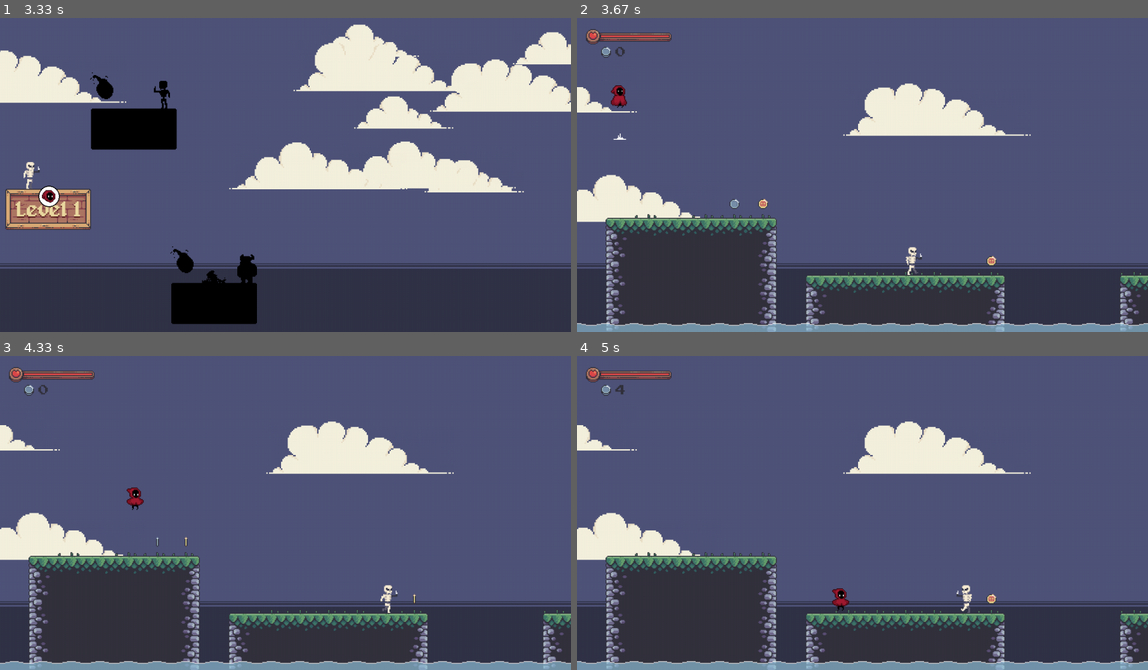
Above: before the commit, frames 1-4 (two rows, left to right).
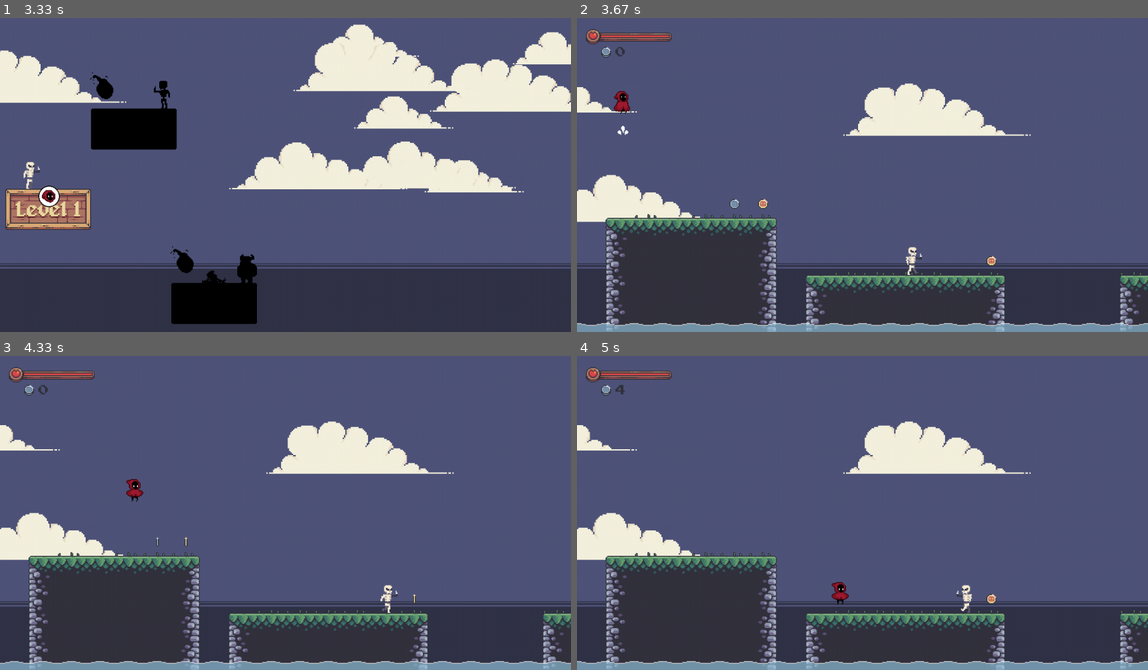
Above: after the commit, the same moments.

Repository: Michael-Elrod-dev/Pygame-Engine
Game: pygame game, started from Game.py
Same seed, same stepped clock (60 frames per second), same inputs: the game is played once before the commit and once after it.
Inputs:
- Up to frame 1 (3.33 s): no input
- Up to frame 2 (3.67 s): tap Space at 3.57 s
- Up to frame 3 (4.33 s): hold Right from 3.9 s (still down)
- Up to frame 4 (5 s): release Right at 4.37 s; hold Right 4.4-4.87 s; hold Right from 4.9 s (still down)

Frame 1 is identical in both runs. In frame 2, 0.3% of the frame differs, in the area x 5-10%, y 21-39%; in frame 3, 0.2%; in frame 4, 0.2%.

Commit message:
Milestone 3 Complete

Diff:
--- a/Game.py
+++ b/Game.py
@@ -14,9 +14,16 @@
 		self.cur_health = 100
 		self.coins = 0
 
+		# Audio
+		self.bg_music = pygame.mixer.Sound('Assets/Audio/level_music.wav')
+		self.bg_music.set_volume(.2)
+		self.overworld_music = pygame.mixer.Sound('Assets/Audio/overworld_music.wav')
+		self.overworld_music.set_volume(.2)
+
 		# Overworld
 		self.overworld = Overworld(0,self.max_level,screen,self.create_level)
 		self.status = 'overworld'
+		self.overworld_music.play(loops = -1)
 
 		# UI
 		self.ui = UI(screen)
@@ -25,6 +32,8 @@
 	def create_level(self,current_level):
 		self.level = Level(current_level,screen,self.create_overworld,self.reset_coins,self.reset_health,self.change_coins,self.change_health)
 		self.status = 'level'
+		self.overworld_music.stop()
+		self.bg_music.play(loops = -1)
 
 	# Init Overworld Screen
 	def create_overworld(self,current_level,new_max_level):
@@ -32,6 +41,8 @@
 			self.max_level = new_max_level
 		self.overworld = Overworld(current_level,self.max_level,screen,self.create_level)
 		self.status = 'overworld'
+		self.overworld_music.play(loops = -1)
+		self.bg_music.stop()
 
 	def reset_coins(self):
 		self.coins = 0
@@ -53,6 +64,8 @@
 			self.max_level = 0
 			self.overworld = Overworld(0,self.max_level,screen,self.create_level)
 			self.status = 'overworld'
+			self.overworld_music.play(loops = -1)
+			self.bg_music.stop()
 
 	# Update
 	def run(self):
--- a/Src/Effects.py
+++ b/Src/Effects.py
@@ -6,13 +6,13 @@
     def __init__(self, pos, type, path):
         super().__init__()
         self.frame_index = 0
-        self.animation_speed = 0.3
+        self.animation_speed = 0.5
 
         if type == 'jump':
             self.frames = import_folder(path)
-        if type == 'land':
+        elif type == 'land':
             self.frames = import_folder(path)
-        if type == 'death':
+        elif type == 'death':
             self.frames = import_folder(path)
 
         self.image = self.frames[self.frame_index]
--- a/Src/Enemy.py
+++ b/Src/Enemy.py
@@ -1,5 +1,6 @@
 import pygame
 from Src.Tiles import AnimatedTile
+from Src.Assets import import_folder
 from Src.Effects import *
 from random import randint
 
--- a/Src/Level.py
+++ b/Src/Level.py
@@ -15,6 +15,12 @@
         self.world_shift = 0
         self.current_x = None
 
+        # Init Audio
+        self.coin_sound = pygame.mixer.Sound('Assets/Audio/coin.wav')
+        self.coin_sound.set_volume(.2)
+        self.stomp_sound = pygame.mixer.Sound('Assets/Audio/stomp.wav')
+        self.stomp_sound.set_volume(.2)
+
         # Init Overworld
         self.create_overworld = create_overworld
         self.current_level = current_level
@@ -27,7 +33,7 @@
         player_layout = import_csv_layout(level_data['player'])
         self.player = pygame.sprite.GroupSingle()
         self.goal = pygame.sprite.GroupSingle()
-        self.effects_group = pygame.sprite.Group()
+        self.effects_group = pygame.sprite.GroupSingle()
         self.player_setup(player_layout, change_health)
 
         # Init UI
@@ -147,25 +153,19 @@
     # X Axis Colission Checking
     def horizontal_collision(self):
         player = self.player.sprite
-        player.rect.x += player.direction.x * player.speed
+        player.collision_rect.x += player.direction.x * player.speed
         collidable_sprites = self.terrain_sprites.sprites()
 
         for sprite in collidable_sprites:
-            if sprite.rect.colliderect(player.rect):
+            if sprite.rect.colliderect(player.collision_rect):
                 if player.direction.x < 0:
-                    player.rect.left = sprite.rect.right
+                    player.collision_rect.left = sprite.rect.right
                     player.on_left = True
                     self.current_x = player.rect.left
                 elif player.direction.x > 0:
-                    player.rect.right = sprite.rect.left
+                    player.collision_rect.right = sprite.rect.left
                     player.on_right = True
                     self.current_x = player.rect.right
-
-        # Reset Left/Right Contact Checks
-        if player.on_left and (player.rect.left < self.current_x or player.direction.x >= 0):
-            player.on_left = False
-        if player.on_right and (player.rect.right > self.current_x or player.direction.x <= 0):
-            player.on_right = False
 
     # Y Axis Colission Checking
     def vertical_collision(self):
@@ -174,22 +174,20 @@
         collidable_sprites = self.terrain_sprites.sprites()
 
         for sprite in collidable_sprites:
-            if sprite.rect.colliderect(player.rect):
+            if sprite.rect.colliderect(player.collision_rect):
                 if player.direction.y > 0:
-                    player.rect.bottom = sprite.rect.top
+                    player.collision_rect.bottom = sprite.rect.top
                     player.direction.y = 0
                     player.on_ground = True
                     player.jump_cooldown = 0
                 elif player.direction.y < 0:
-                    player.rect.top = sprite.rect.bottom
+                    player.collision_rect.top = sprite.rect.bottom
                     player.direction.y = 0
                     player.on_ceiling = True
 
         # Reset Ground/Ceiling Checks
         if player.on_ground and player.direction.y < 0 or player.direction.y > 1:
             player.on_ground = False
-        if player.on_ceiling and player.direction.y > 0.1:
-            player.on_ceiling = False
 
     # X Axis Camera Scroll
     def camera_x(self):
@@ -225,6 +223,7 @@
         collided_coins = pygame.sprite.spritecollide(self.player.sprite,self.coin_sprites,True)
         if collided_coins:
             for coin in collided_coins:
+                self.coin_sound.play()
                 self.change_coins(coin.value)
 
     # Check Enemy vs Player Collision
@@ -237,6 +236,7 @@
                 enemy_top = enemy.rect.top
                 player_bottom = self.player.sprite.rect.bottom
                 if enemy_top < player_bottom < enemy_center and self.player.sprite.direction.y >= 0:
+                    self.stomp_sound.play()
                     self.player.sprite.direction.y = -15
                     death_effect = enemy.death(self.effects_group)
                     enemy.kill()
@@ -248,6 +248,10 @@
         # Background
         self.sky.draw(self.display_surface)
         self.clouds.draw(self.display_surface,self.world_shift)
+
+        #Particles
+        self.particle_sprite.update(self.world_shift)
+        self.particle_sprite.draw(self.display_surface)
 
         # Terrain
         self.terrain_sprites.update(self.world_shift)
@@ -264,10 +268,6 @@
         self.enemy_sprites.draw(self.display_surface)
         self.effects_group.update(self.world_shift)
         self.effects_group.draw(self.display_surface)
-
-        #Particles
-        self.particle_sprite.update(self.world_shift)
-        self.particle_sprite.draw(self.display_surface)
 
         # Player
         self.player.update()
--- a/Src/Overworld.py
+++ b/Src/Overworld.py
@@ -65,6 +65,11 @@
 		self.setup_icon()
 		self.sky = Sky(8,'overworld')
 
+		# Time
+		self.start_time = pygame.time.get_ticks()
+		self.allow_input = False
+		self.timer = 2000
+
 	# Place Nodes
 	def setup_nodes(self):
 		self.nodes = pygame.sprite.Group()
@@ -92,7 +97,7 @@
 	def input(self):
 		keys = pygame.key.get_pressed()
 
-		if not self.moving:
+		if not self.moving and self.allow_input:
 			if keys[pygame.K_RIGHT] and self.current_level < self.max_level:
 				self.move_direction = self.get_movement_data('next')
 				self.current_level += 1
@@ -124,8 +129,15 @@
 				self.moving = False
 				self.move_direction = pygame.math.Vector2(0,0)
 
+	def input_timer(self):
+		if not self.allow_input:
+			current_time = pygame.time.get_ticks()
+			if current_time - self.start_time >= self.timer:
+				self.allow_input = True
+
 	# Update
 	def run(self):
+		self.input_timer()
 		self.input()
 		self.update_icon_pos()
 		self.icon.update()
--- a/Src/Player.py
+++ b/Src/Player.py
@@ -25,6 +25,10 @@
         self.gravity = 0.8
         self.jump_speed = -16
         self.jump_cooldown = 0
+        width_diff = 64 - 50
+        offset = width_diff // 2
+        new_topleft = (self.rect.x + offset, self.rect.y)
+        self.collision_rect = pygame.Rect(new_topleft, (50, self.rect.height))
 
         # Status
         self.status = 'idle'
@@ -40,6 +44,12 @@
         self.invincibility_duration = 500
         self.hurt_time = 0
 
+        # Audio
+        self.jump_sound = pygame.mixer.Sound('Assets/Audio/jump.wav')
+        self.jump_sound.set_volume(0.2)
+        self.hit_sound = pygame.mixer.Sound('Assets/Audio/hit.wav')
+        self.hit_sound.set_volume(.2)
+
     # Animate Player Movement
     def animate(self):
         animation = self.animations[self.status]
@@ -51,28 +61,18 @@
         image = animation[int(self.frame_index)]
         if self.facing_right:
             self.image = image
+            self.rect.bottomleft = self.collision_rect.bottomleft
         else:
             flipped_image = pygame.transform.flip(image,True,False)
             self.image = flipped_image
+            self.rect.bottomright = self.collision_rect.bottomright
         if self.invincible:
             alpha = self.wave_value()
             self.image.set_alpha(alpha)
         else:
             self.image.set_alpha(255)
 
-        # Set Rect Position
-        if self.on_ground and self.on_right:
-            self.rect = self.image.get_rect(bottomright = self.rect.bottomright)
-        elif self.on_ground and self.on_left:
-            self.rect = self.image.get_rect(bottomleft = self.rect.bottomleft)
-        elif self.on_ground:
-            self.rect = self.image.get_rect(midbottom = self.rect.midbottom)
-        elif self.on_ceiling and self.on_right:
-            self.rect = self.image.get_rect(topright = self.rect.topright)
-        elif self.on_ceiling and self.on_left:
-            self.rect = self.image.get_rect(topleft = self.rect.topleft)
-        elif self.on_ceiling:
-            self.rect = self.image.get_rect(midtop = self.rect.midtop)
+        self.rect = self.image.get_rect(midbottom = self.rect.midbottom)
 
     # Loop Run Particles
     def particle_run_animation(self):
@@ -122,16 +122,18 @@
     # Apply Gravity To Character
     def apply_gravity(self):
         self.direction.y += self.gravity
-        self.rect.y += self.direction.y
+        self.collision_rect.y += self.direction.y
 
     # Initiate Jump Velocity
     def jump(self):
         self.jump_cooldown += 1
+        self.jump_sound.play()
         self.direction.y = self.jump_speed
 
     # Register Player Damage
     def get_damage(self):
         if not self.invincible:
+            self.hit_sound.play()
             self.change_health(-10)
             self.invincible = True
             self.hurt_time = pygame.time.get_ticks()
Binary file added: Images/Animation2.png
Not shown, added: Assets/Audio/coin.wav
Not shown, added: Assets/Audio/hit.wav
Not shown, added: Assets/Audio/jump.wav
Not shown, added: Assets/Audio/level_music.wav
Not shown, added: Assets/Audio/overworld_music.wav
Not shown, added: Assets/Audio/stomp.wav
